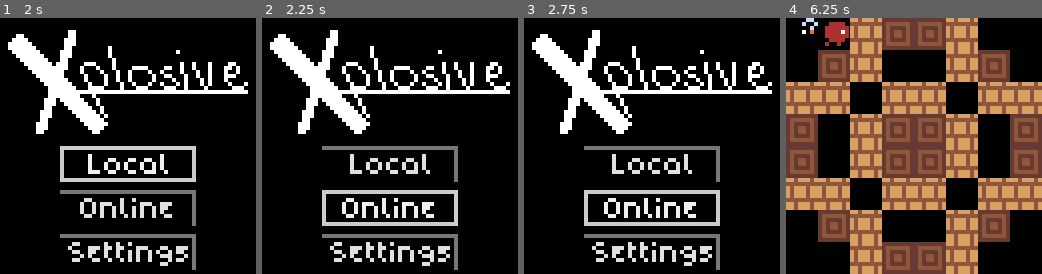
Above: before the commit, frames 1-4 (left to right).
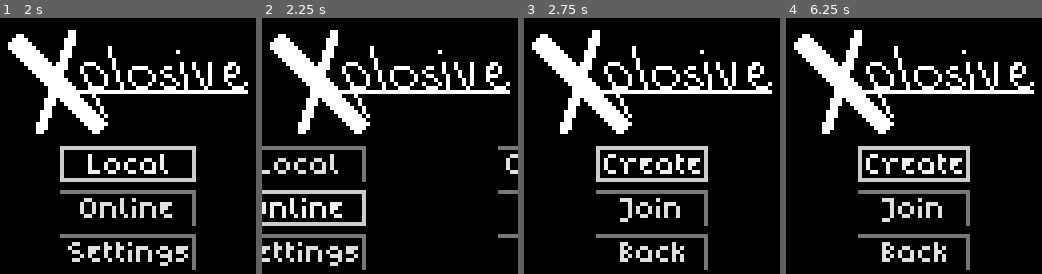
Above: after the commit, the same moments.

Repository: drusin/xplosive-godot
Game: Godot game, scene res://src/menu/Menu.tscn
The game is run twice, just before and just after one commit, with the same random seed, the same clock (stepped at 60 frames per second) and the same inputs.
Inputs (mouse positions are in pixels of both pictures, inside the frame that each line leads up to):
- Up to frame 1 (2 s): click "Local" at 0.5 s; click "Back" at 1.25 s
- Up to frame 2 (2.25 s): click "Online" at 2 s
- Up to frame 3 (2.75 s): no input
- Up to frame 4 (6.25 s): click (914, 163) at 2.75 s, where only the run after the commit has a clickable "Create"; click (914, 207) at 3.5 s, where only the run after the commit has a clickable "Join"; click (816, 163) at 4.25 s, where only the run before the commit has a clickable "-"; click (908, 163) at 5 s, where only the run before the commit has a clickable "2 Players"; tap Enter (ui_accept) at 5.75, 6.02 s; move the mouse to (970, 133) at 5.77 s; hold Right (ui_right) from 5.78 s (still down); tap E at 5.85 s; click (970, 133) at 5.92 s

Frame 1 is identical in both runs. In frame 2, 11% of the frame differs, in the area x 0-100%, y 50-99%; in frame 3, 8.9%; in frame 4, 68%, in the area x 0-100%, y 0-100%.

Commit message:
more wip menus

Diff:
--- a/project.godot
+++ b/project.godot
@@ -9,6 +9,11 @@
 config_version=4
 
 _global_script_classes=[ {
+"base": "Control",
+"class": "AbstractMenu",
+"language": "GDScript",
+"path": "res://src/menu/abstract_menu.gd"
+}, {
 "base": "Node",
 "class": "AsepriteImportData",
 "language": "GDScript",
@@ -25,6 +30,7 @@
 "path": "res://addons/aseprite_importer/classes/EditorTheme.gd"
 } ]
 _global_script_class_icons={
+"AbstractMenu": "",
 "AsepriteImportData": "",
 "AsepriteImporter": "",
 "EditorTheme": ""
--- a/src/menu/LocalMenu.gd
+++ b/src/menu/LocalMenu.gd
@@ -1,8 +1,6 @@
-extends MarginContainer
+extends AbstractMenu
 
 const Level = "res://src/Level.tscn"
-
-signal transition(to)
 
 onready var minus_button = $CenterContainer/GridContainer/MarginContainer2/Minus
 onready var plus_button = $CenterContainer/GridContainer/MarginContainer/Plus
@@ -26,7 +24,7 @@
 
 
 func _on_Back_pressed():
-	emit_signal("transition", "main_menu")
+	emit_signal("transition_back")
 
 
 func _on_Start_pressed():
--- a/src/menu/MainMenu.gd
+++ b/src/menu/MainMenu.gd
@@ -1,6 +1,4 @@
-extends MarginContainer
-
-signal transition(to)
+extends AbstractMenu
 
 onready var local_button = $CenterContainer/GridContainer/Local
 
@@ -10,11 +8,11 @@
 
 
 func _on_Local_pressed():
-	emit_signal("transition", "local_menu")
+	emit_signal("transition", "LocalMenu")
 
 
 func _on_Online_pressed():
-	pass # Replace with function body.
+	emit_signal("transition", "OnlineMenu")
 
 
 func _on_Settings_pressed():
--- a/src/menu/Menu.gd
+++ b/src/menu/Menu.gd
@@ -2,13 +2,24 @@
 
 onready var transition_controller = $TransitionController
 
-onready var main_menu = $MainMenu
-onready var local_menu = $LocalMenu
+var submenus = {}
+
+onready var menus = $Menus
+onready var main_menu = $Menus/MainMenu
 
 
 func _ready():
+	for menu in menus.get_children():
+		menu.connect("transition", self, "_on_transition")
+		menu.connect("transition_back", self, "_on_transition_back")
+		submenus[menu.get_name()] = menu
+
 	main_menu.focus_default()
 
 
 func _on_transition(to):
-	transition_controller.transiton(self[to])
+	transition_controller.transiton(submenus[to])
+
+
+func _on_transition_back():
+	transition_controller.transition_back()
--- a/src/menu/Menu.tscn
+++ b/src/menu/Menu.tscn
@@ -6,6 +6,9 @@
 [ext_resource path="res://src/menu/MainMenu.tscn" type="PackedScene" id=4]
 [ext_resource path="res://src/menu/LocalMenu.tscn" type="PackedScene" id=5]
 [ext_resource path="res://src/menu/TransitionController.gd" type="Script" id=6]
+[ext_resource path="res://src/menu/online/OnlineMenu.tscn" type="PackedScene" id=7]
+[ext_resource path="res://src/menu/online/OnlineMenu.gd" type="Script" id=8]
+[ext_resource path="res://src/menu/online/CreateMenu.tscn" type="PackedScene" id=9]
 
 [node name="Menu" type="Control"]
 anchor_right = 1.0
@@ -24,16 +27,29 @@
 "_edit_use_anchors_": false
 }
 
-[node name="MainMenu" parent="." instance=ExtResource( 4 )]
+[node name="Menus" type="Control" parent="."]
+margin_right = 64.0
+margin_bottom = 64.0
+script = ExtResource( 8 )
+__meta__ = {
+"_edit_use_anchors_": false
+}
 
-[node name="LocalMenu" parent="." instance=ExtResource( 5 )]
+[node name="MainMenu" parent="Menus" instance=ExtResource( 4 )]
+
+[node name="LocalMenu" parent="Menus" instance=ExtResource( 5 )]
+visible = false
+
+[node name="OnlineMenu" parent="Menus" instance=ExtResource( 7 )]
+visible = false
+
+[node name="CreateMenu" parent="Menus" instance=ExtResource( 9 )]
 visible = false
 
 [node name="TransitionController" type="Node" parent="."]
 script = ExtResource( 6 )
+main_menu_path = NodePath("../Menus/MainMenu")
 
 [node name="TweenLeft" type="Tween" parent="TransitionController"]
 
 [node name="TweenRight" type="Tween" parent="TransitionController"]
-[connection signal="transition" from="MainMenu" to="." method="_on_transition"]
-[connection signal="transition" from="LocalMenu" to="." method="_on_transition"]
--- a/src/menu/TransitionController.gd
+++ b/src/menu/TransitionController.gd
@@ -2,9 +2,11 @@
 
 const TRANSITION_DURATION = 0.5
 
+export (NodePath)var main_menu_path
+
 var history = []
 
-onready var current = get_parent().get_node("MainMenu")
+onready var current = get_node(main_menu_path)
 onready var tween_left = $TweenLeft
 onready var tween_right = $TweenRight
 
@@ -19,6 +21,13 @@
 		history.append(current)
 		_transition_left(to)
 		current = to
+
+
+func transition_back():
+	_disable_input()
+	var to = history.pop_back()
+	_transition_right(to)
+	current = to
 
 
 func _transition_left(to):
--- /dev/null
+++ b/src/menu/abstract_menu.gd
@@ -0,0 +1,13 @@
+extends Control
+class_name AbstractMenu
+
+# warning-ignore:unused_signal
+signal transition(to)
+# warning-ignore:unused_signal
+signal transition_back()
+
+var fullscreen = false
+
+
+func focus_default():
+	print("You have to override 'focus_default'!")
--- /dev/null
+++ b/src/menu/online/CreateMenu.gd
@@ -0,0 +1,9 @@
+extends AbstractMenu
+
+
+func _ready():
+	fullscreen = false
+
+
+func _on_Back_pressed():
+	emit_signal("transition_back")
--- /dev/null
+++ b/src/menu/online/CreateMenu.tscn
@@ -0,0 +1,49 @@
+[gd_scene load_steps=3 format=2]
+
+[ext_resource path="res://assets/theme/theme.tres" type="Theme" id=1]
+[ext_resource path="res://src/menu/online/CreateMenu.gd" type="Script" id=2]
+
+[node name="CreateMenu" type="MarginContainer"]
+anchor_top = 1.0
+anchor_right = 1.0
+anchor_bottom = 1.0
+margin_top = -34.0
+theme = ExtResource( 1 )
+custom_constants/margin_top = 2
+custom_constants/margin_bottom = 1
+script = ExtResource( 2 )
+__meta__ = {
+"_edit_use_anchors_": false
+}
+
+[node name="CenterContainer" type="CenterContainer" parent="."]
+margin_top = 2.0
+margin_right = 64.0
+margin_bottom = 33.0
+
+[node name="GridContainer" type="GridContainer" parent="CenterContainer"]
+margin_left = 18.0
+margin_right = 46.0
+margin_bottom = 31.0
+custom_constants/vseparation = 2
+__meta__ = {
+"_edit_use_anchors_": false
+}
+
+[node name="Create" type="Button" parent="CenterContainer/GridContainer"]
+margin_right = 28.0
+margin_bottom = 9.0
+text = "Create"
+
+[node name="Join" type="Button" parent="CenterContainer/GridContainer"]
+margin_top = 11.0
+margin_right = 28.0
+margin_bottom = 20.0
+text = "Join"
+
+[node name="Back" type="Button" parent="CenterContainer/GridContainer"]
+margin_top = 22.0
+margin_right = 28.0
+margin_bottom = 31.0
+text = "Back"
+[connection signal="pressed" from="CenterContainer/GridContainer/Back" to="." method="_on_Back_pressed"]
--- /dev/null
+++ b/src/menu/online/OnlineMenu.gd
@@ -0,0 +1,15 @@
+extends AbstractMenu
+
+onready var create_button = $CenterContainer/GridContainer/Create
+
+
+func focus_default():
+	create_button.grab_focus()
+
+
+func _on_Back_pressed():
+	emit_signal("transition_back")
+
+
+func _on_Create_pressed():
+	emit_signal("transition", "CreateMenu")
--- /dev/null
+++ b/src/menu/online/OnlineMenu.tscn
@@ -0,0 +1,50 @@
+[gd_scene load_steps=3 format=2]
+
+[ext_resource path="res://assets/theme/theme.tres" type="Theme" id=1]
+[ext_resource path="res://src/menu/online/OnlineMenu.gd" type="Script" id=2]
+
+[node name="OnlineMenu" type="MarginContainer"]
+anchor_top = 1.0
+anchor_right = 1.0
+anchor_bottom = 1.0
+margin_top = -34.0
+theme = ExtResource( 1 )
+custom_constants/margin_top = 2
+custom_constants/margin_bottom = 1
+script = ExtResource( 2 )
+__meta__ = {
+"_edit_use_anchors_": false
+}
+
+[node name="CenterContainer" type="CenterContainer" parent="."]
+margin_top = 2.0
+margin_right = 64.0
+margin_bottom = 33.0
+
+[node name="GridContainer" type="GridContainer" parent="CenterContainer"]
+margin_left = 18.0
+margin_right = 46.0
+margin_bottom = 31.0
+custom_constants/vseparation = 2
+__meta__ = {
+"_edit_use_anchors_": false
+}
+
+[node name="Create" type="Button" parent="CenterContainer/GridContainer"]
+margin_right = 28.0
+margin_bottom = 9.0
+text = "Create"
+
+[node name="Join" type="Button" parent="CenterContainer/GridContainer"]
+margin_top = 11.0
+margin_right = 28.0
+margin_bottom = 20.0
+text = "Join"
+
+[node name="Back" type="Button" parent="CenterContainer/GridContainer"]
+margin_top = 22.0
+margin_right = 28.0
+margin_bottom = 31.0
+text = "Back"
+[connection signal="pressed" from="CenterContainer/GridContainer/Create" to="." method="_on_Create_pressed"]
+[connection signal="pressed" from="CenterContainer/GridContainer/Back" to="." method="_on_Back_pressed"]
Not shown, changed: addons/open-external-editor/open_external_editor.gd
Not shown: 1 places in src/menu/Menu.tscn that only renumber resources
